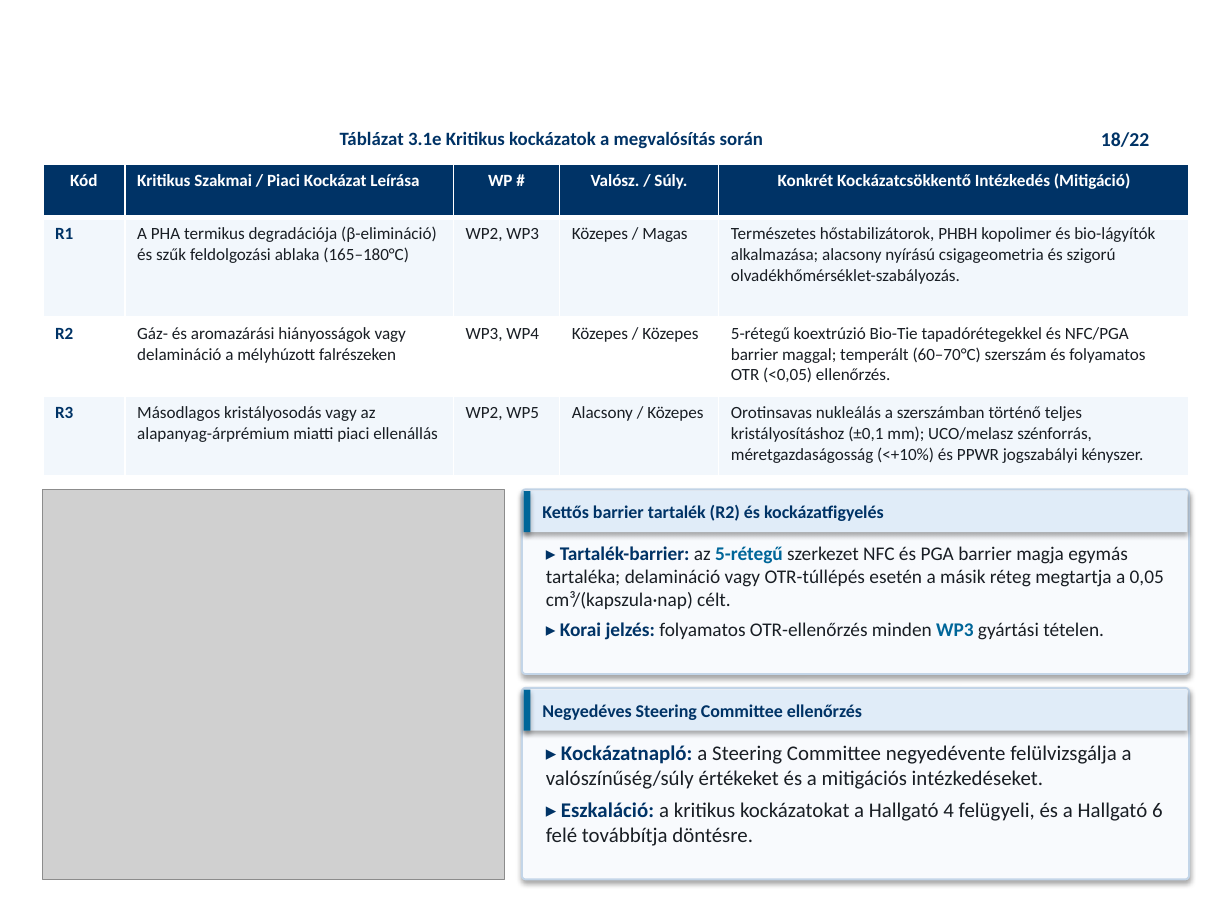
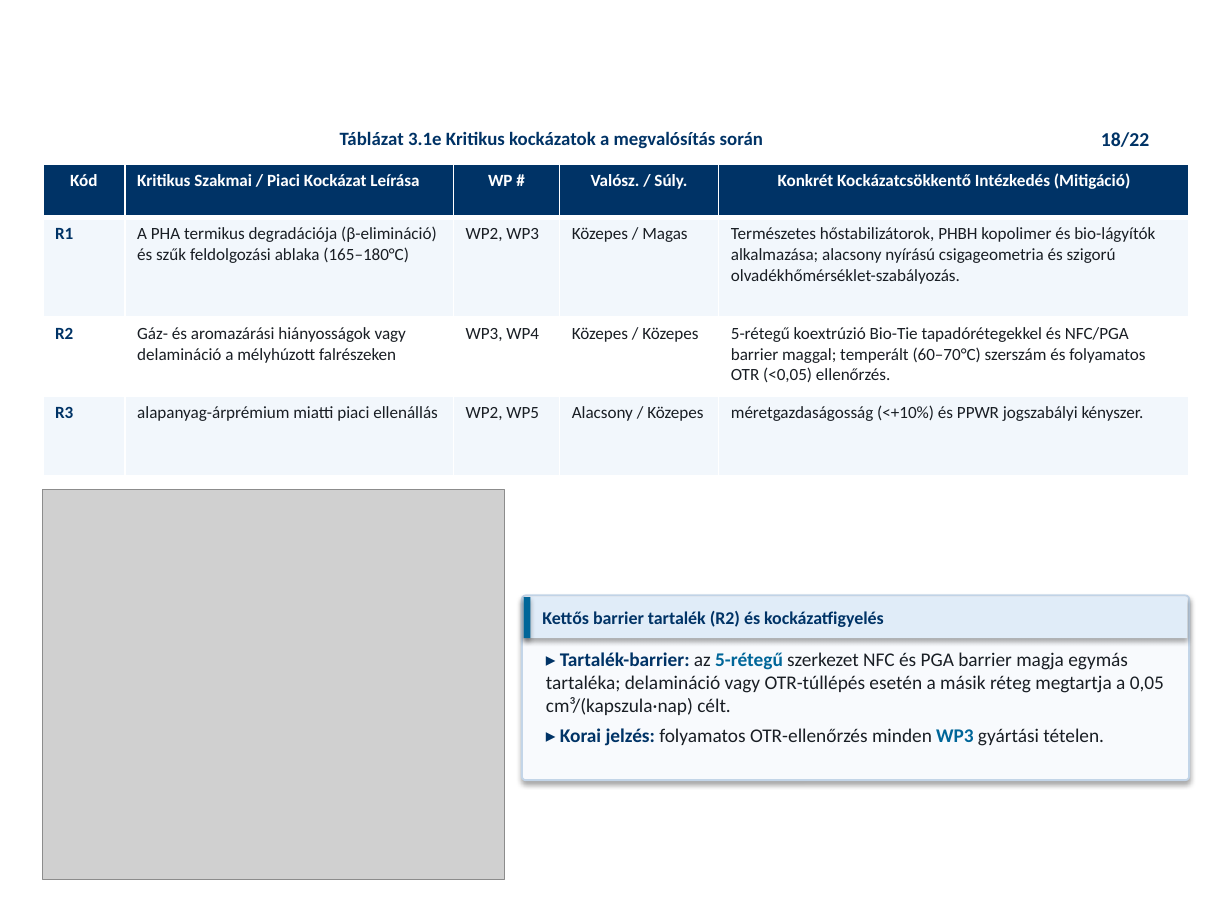
Before and after one commit to RMarci44/Fenntarthato-hulladek-projekt, a slide deck: slide 18 of PHACK_Prezentacio_Vegleges.pptx. Drawn at 1232x924 pixels with LibreOffice and Linux fonts; fonts in the diff are those of the drawing; grey boxes stand for pictures; background and template pictures are left out. Boxes give left, top, right and bottom in pixels: in the first picture for what was removed or moved away, otherwise in the second. Text is boxed around its words. In the diff, an @@ line names an element or a change of style, - is before the commit and + after.

```diff
--- a/PHACK_Prezentacio_Vegleges.pptx
+++ b/PHACK_Prezentacio_Vegleges.pptx
@@ table at (43, 164, 1190, 476) @@
-row 4, column 2: Másodlagos kristályosodás vagy az alapanyag-árprémium miatti piaci ellenállás
+row 4, column 2: alapanyag-árprémium miatti piaci ellenállás
-row 4, column 5: Orotinsavas nukleálás a szerszámban történő teljes kristályosításhoz (±0,1 mm); UCO/melasz szénforrás, méretgazdaságosság (<+10%) és PPWR jogszabályi kényszer.
+row 4, column 5: méretgazdaságosság (<+10%) és PPWR jogszabályi kényszer.
@@ borders changed @@
@@ 2 texts, 2 rectangles, 1 rounded rectangle: place and size @@
-2 texts, 2 rectangles, 1 rounded rectangle at (522, 489, 1190, 674)
+2 texts, 2 rectangles, 1 rounded rectangle at (522, 595, 1190, 780)
@@ rounded rectangle removed at (522, 687, 1190, 878) @@
@@ rectangle removed at (524, 690, 1188, 731) @@
@@ rectangle removed at (524, 690, 530, 731) @@
@@ text removed at (542, 704, 862, 720) @@
-Negyedéves Steering Committee ellenőrzés
@@ text removed at (546, 745, 1163, 846) @@
-▸ Kockázatnapló: a Steering Committee negyedévente felülvizsgálja a valószínűség/súly értékeket és a mitigációs intézkedéseket.
-▸ Eszkaláció: a kritikus kockázatokat a Hallgató 4 felügyeli, és a Hallgató 6 felé továbbítja döntésre.
```
Also in this commit, not shown: 11 other slides changed.
